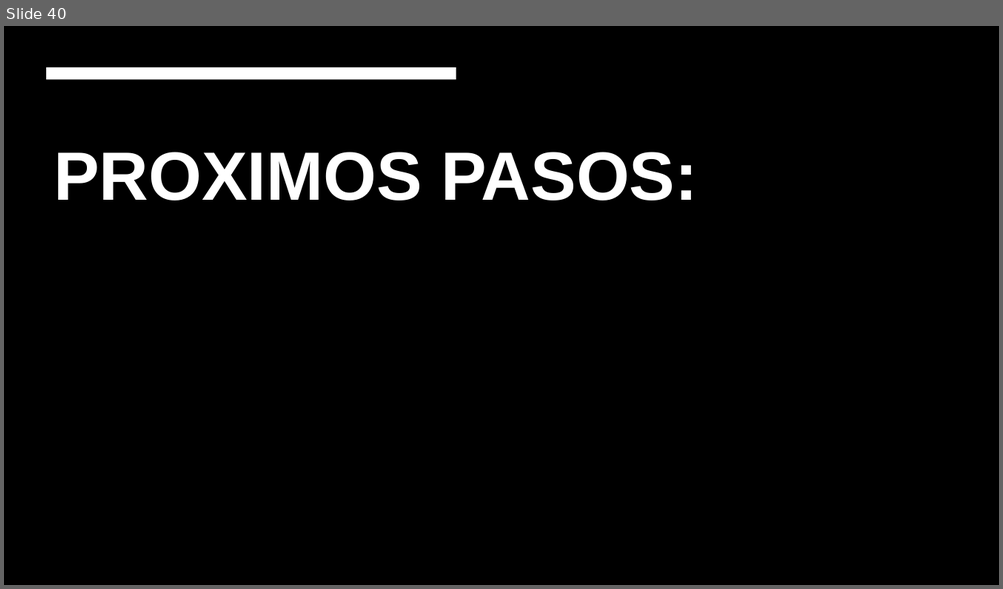
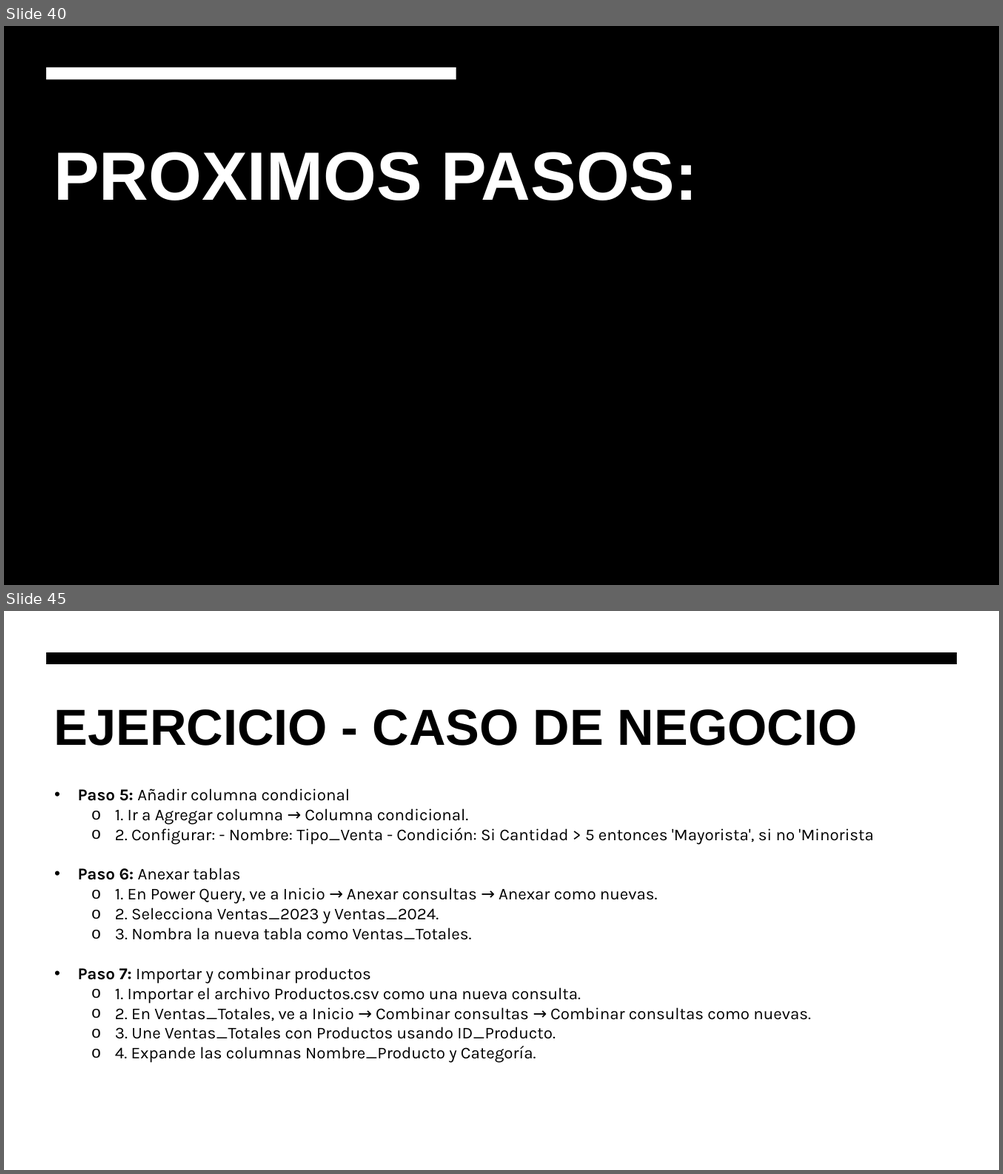
Before and after one commit to EnriqRP/PowerBI, a slide deck: 05 - FicherosInforme/Analítica de datos - Sesion 08 FINAL.pptx. Shown one above the other, each under a label of ours: slide 40 before the commit, slides 40 and 45 after it; the slides between them are not shown. The pictures are 1003x589 and 1003x1174 pixels, drawn with LibreOffice and Linux fonts; fonts in the diff are those of the drawing; background and template pictures are left out. Boxes give left, top, right and bottom in pixels: in the first picture for what was removed or moved away, otherwise in the second. Text is boxed around its words. In the diff, an @@ line names an element or a change of style, - is before the commit and + after.

```diff
--- a/05 - FicherosInforme/Analítica de datos - Sesion 08 FINAL.pptx
+++ b/05 - FicherosInforme/Analítica de datos - Sesion 08 FINAL.pptx
@@ slide 45 added at [4, 611, 999, 1170], background #FFFFFF @@
@@ freeform shape added at [46, 652, 957, 665], fill #000000 @@
@@ title added at [54, 709, 857, 746], 49 pt, text #000000, bold @@
+EJERCICIO - CASO DE NEGOCIO
@@ text added at [78, 789, 873, 1063], 16 pt, text #000000 @@
+• Paso 5: Añadir columna condicional
+  o 1. Ir a Agregar columna → Columna condicional.
+  o 2. Configurar: - Nombre: Tipo_Venta - Condición: Si Cantidad > 5 entonces 'Mayorista', si no 'Minorista
+• Paso 6: Anexar tablas
+  o 1. En Power Query, ve a Inicio → Anexar consultas → Anexar como nuevas.
+  o 2. Selecciona Ventas_2023 y Ventas_2024.
+  o 3. Nombra la nueva tabla como Ventas_Totales.
+• Paso 7: Importar y combinar productos
+  o 1. Importar el archivo Productos.csv como una nueva consulta.
+  o 2. En Ventas_Totales, ve a Inicio → Combinar consultas → Combinar consultas como nuevas.
+  o 3. Une Ventas_Totales con Productos usando ID_Producto.
+  o 4. Expande las columnas Nombre_Producto y Categoría.
```
Also in this commit, not shown: 2 slides changed, 3 other slides added, 1 other file.
